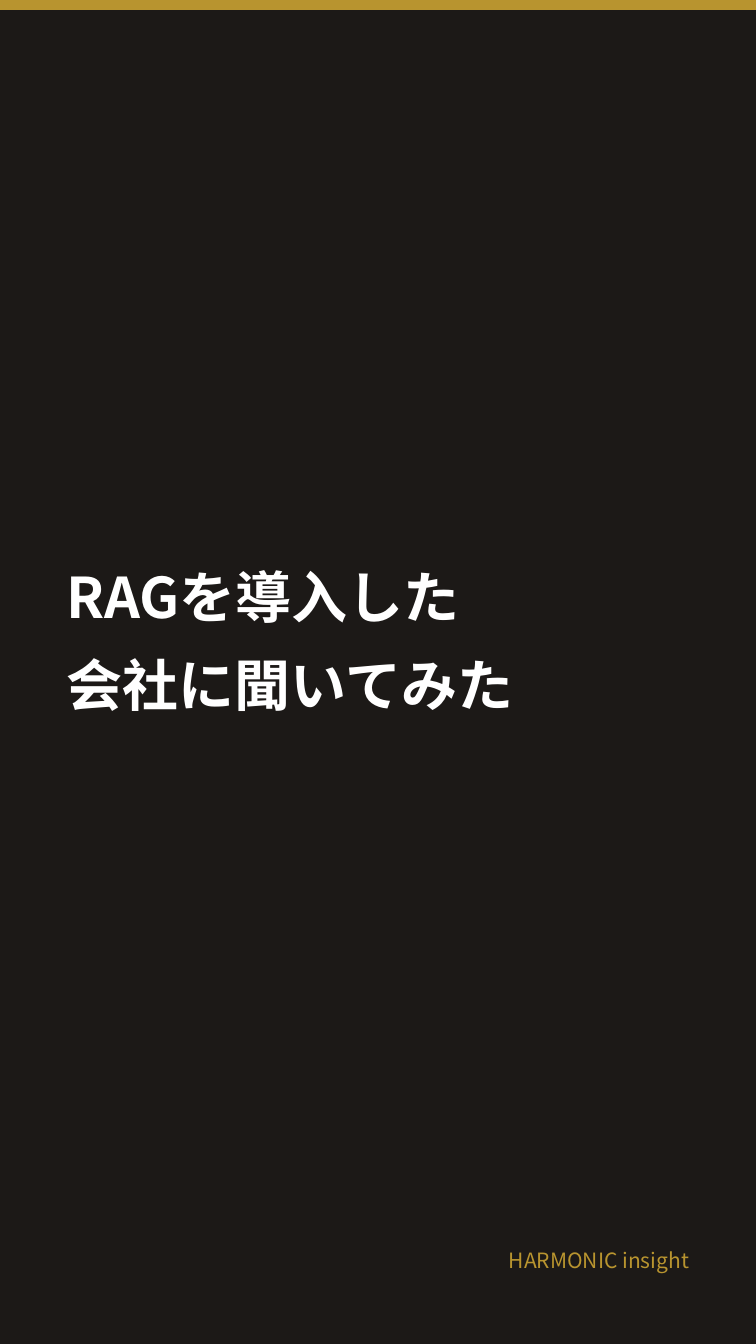
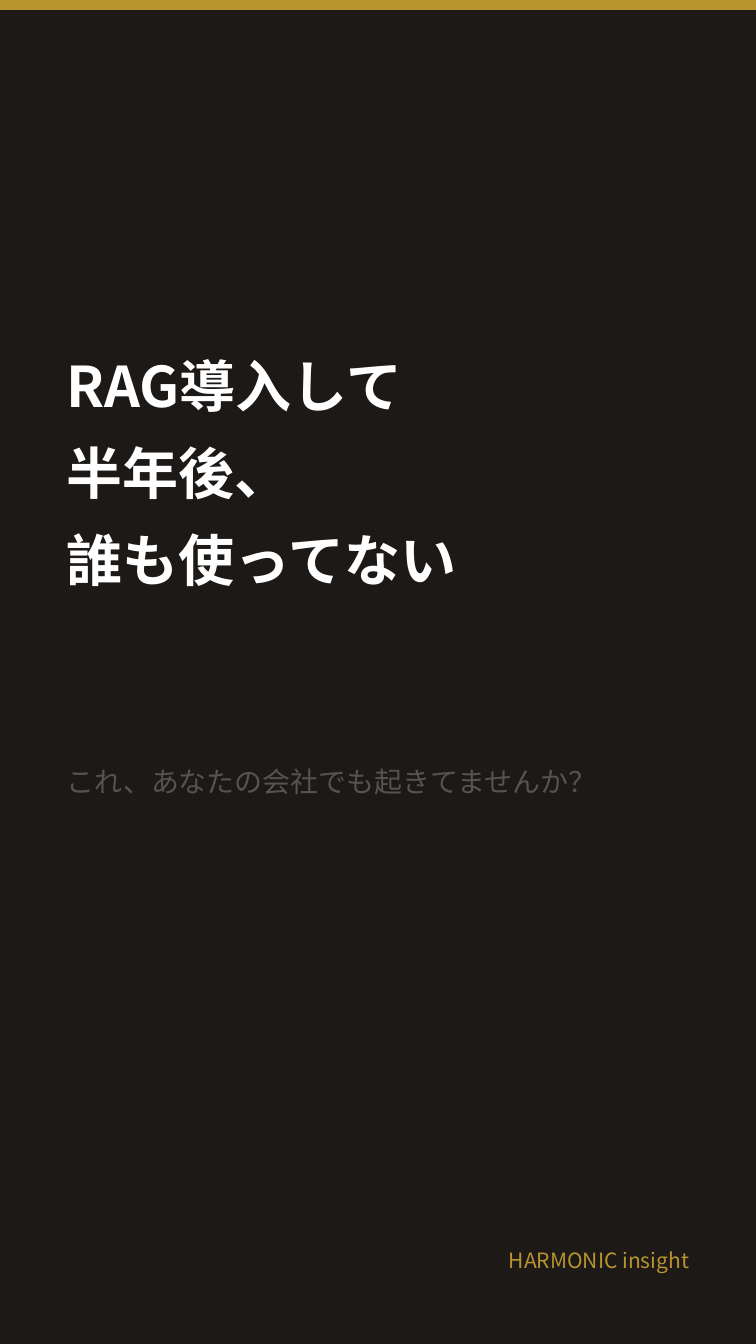
Before and after one commit to HarmonicInsight/harmonic-marketing, a slide deck: slide 1 of content/youtube/shorts/SHORT_LLM_02_rag_honne.pptx. Drawn at 756x1344 pixels with LibreOffice and Linux fonts; fonts in the diff are those of the drawing. Boxes give left, top, right and bottom in pixels: in the first picture for what was removed or moved away, otherwise in the second. Text is boxed around its words. In the diff, an @@ line names an element or a change of style, - is before the commit and + after.

```diff
--- a/content/youtube/shorts/SHORT_LLM_02_rag_honne.pptx
+++ b/content/youtube/shorts/SHORT_LLM_02_rag_honne.pptx
@@ text added at (67, 359, 456, 586), 24 pt, text #FFFFFF, bold @@
+RAG導入して
+半年後、
+誰も使ってない
@@ text removed at (67, 570, 513, 711) @@
-RAGを導入した
-会社に聞いてみた
@@ text added at (67, 769, 596, 794), 12 pt, text #57534E @@
+これ、あなたの会社でも起きてませんか？
```
Also in this commit, not shown: 1 other slide changed, 4 slides added, 4 slides removed, 17 other files.
